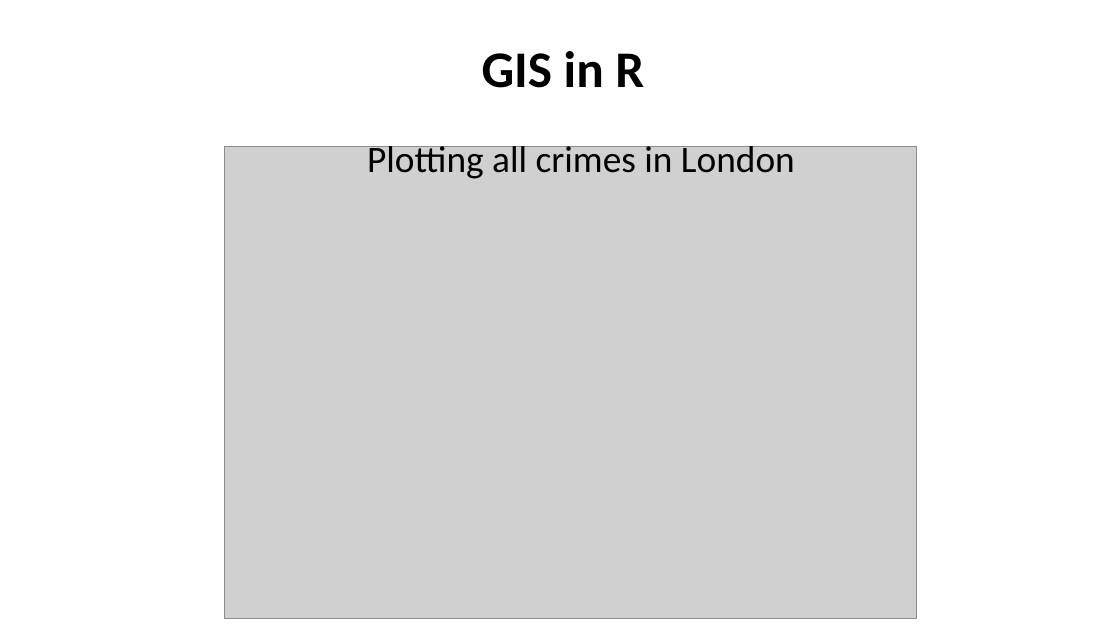
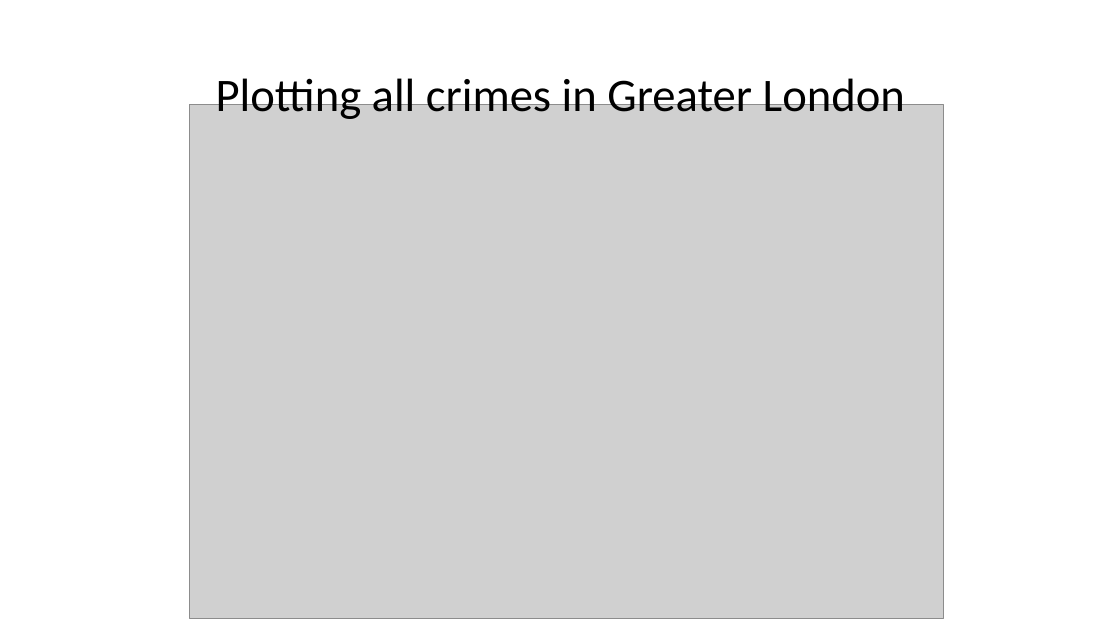
Before and after one commit to dmorison/GIS-in-R-spatial-crime-data-analysis, a slide deck: slide 4 of Mapping London’s crime with R.pptx (slide 2 before the commit). Drawn at 1120x630 pixels with LibreOffice and Linux fonts; fonts in the diff are those of the drawing; grey boxes stand for pictures. Boxes give left, top, right and bottom in pixels: in the first picture for what was removed or moved away, otherwise in the second. Text is boxed around its words. In the diff, an @@ line names an element or a change of style, - is before the commit and + after.

```diff
--- a/Mapping London’s crime with R.pptx
+++ b/Mapping London’s crime with R.pptx
@@ title removed at (x1=482, y1=51, x2=644, y2=88) @@
-GIS in R
@@ text at (x1=216, y1=72, x2=905, y2=119): text changed; size 32 to 40 pt @@
-Plotting all crimes in London
+Plotting all crimes in Greater London
@@ picture resized from (x1=224, y1=147, x2=917, y2=619) to (x1=190, y1=105, x2=944, y2=619) @@
```
Also in this commit, not shown: 4 other slides changed, 9 slides added.
